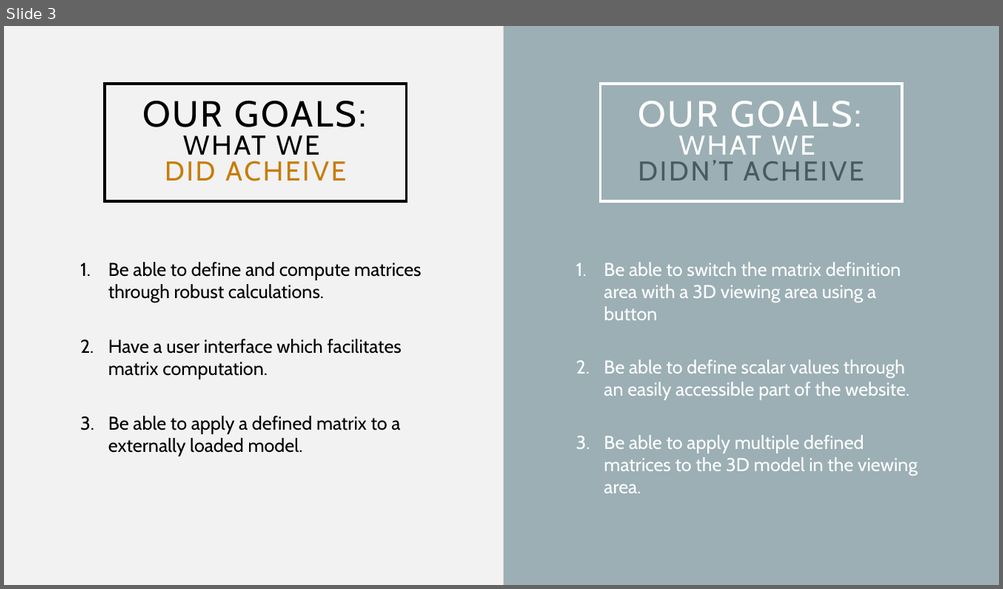
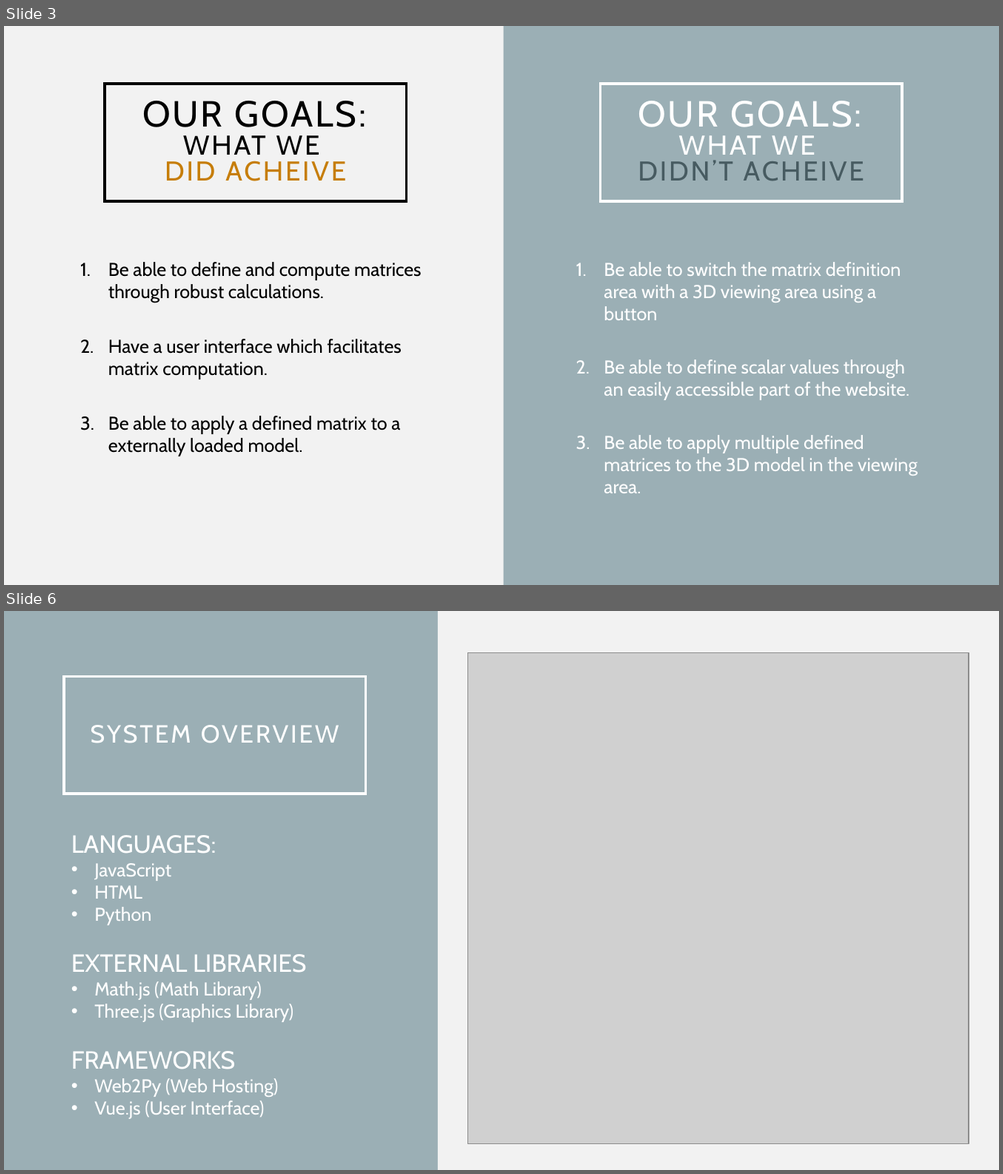
Before and after one commit to alrivero/MAT3D, a slide deck: Documents/Documentation/Final Presentation.pptx. Shown one above the other, each under a label of ours: slide 3 before the commit, slides 3 and 6 after it; the slides between them are not shown. The pictures are 1003x589 and 1003x1174 pixels, drawn with LibreOffice and Linux fonts; fonts in the diff are those of the drawing; grey boxes stand for pictures. Boxes give left, top, right and bottom in pixels: in the first picture for what was removed or moved away, otherwise in the second. Text is boxed around its words. In the diff, an @@ line names an element or a change of style, - is before the commit and + after.

```diff
--- a/Documents/Documentation/Final Presentation.pptx
+++ b/Documents/Documentation/Final Presentation.pptx
@@ slide 6 added at (x1=4, y1=611, x2=999, y2=1170), background #9BAFB5 @@
@@ rectangle added at (x1=438, y1=611, x2=999, y2=1170), fill #F2F2F2 @@
@@ picture added at (x1=468, y1=652, x2=969, y2=1145) @@
@@ title added at (x1=64, y1=677, x2=366, y2=795), outline #FFFFFF 2.5 pt, 24 pt, text #FFFFFF @@
+SYSTEM OVERVIEW
@@ text added at (x1=71, y1=835, x2=306, y2=1119), 18 pt, text #FFFFFF @@
+LANGUAGES:
+• JavaScript
+• HTML
+• Python
+EXTERNAL LIBRARIES
+• Math.js (Math Library)
+• Three.js (Graphics Library)
+FRAMEWORKS
+• Web2Py (Web Hosting)
+• Vue.js (User Interface)
```
Also in this commit, not shown: 1 slide changed, 2 other slides added, 1 slide removed, 6 other files.
